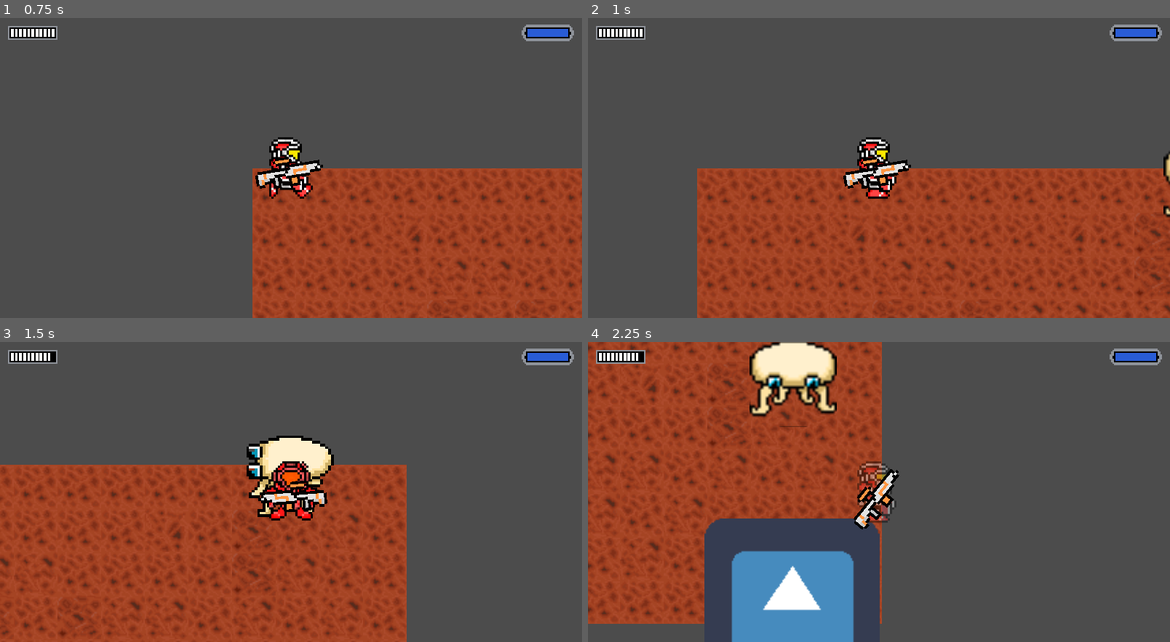
Above: before the commit, frames 1-4 (two rows, left to right).
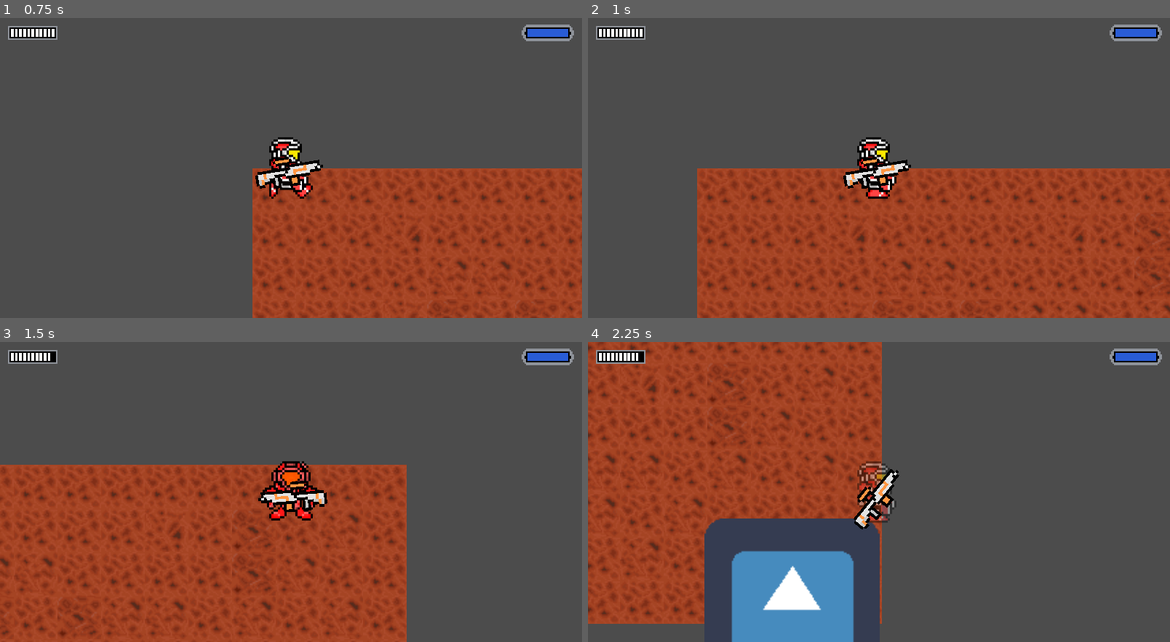
Above: after the commit, the same moments.

Repository: Gorhaloth/Organized-Mars
Game: Godot game, scene res://Enviornment/Enviornment_TEST.tscn
Same seed, same stepped clock (60 frames per second), same inputs: the game is played once before the commit and once after it. The project has no main scene, so this scene is started directly. The engine's default icon, where the game draws it, is replaced by a stand-in: a white triangle on a blue panel in a dark square.
Inputs (mouse positions are in pixels of both pictures, inside the frame that each line leads up to):
- Up to frame 1 (0.75 s): tap Enter at 0.5 s; move the mouse to (419, 153) at 0.52 s; press the mouse at (419, 153) at 0.53 s; hold Right (ui_right) from 0.53 s (still down)
- Up to frame 2 (1 s): keep holding Right (ui_right)
- Up to frame 3 (1.5 s): move the mouse to (174, 507) at 1.27 s; release Right (ui_right) at 1.28 s; release the mouse at (174, 507) at 1.28 s; hold Down (ui_down) from 1.28 s (still down); click (174, 507) at 1.35 s
- Up to frame 4 (2.25 s): move the mouse to (937, 426) at 2.02 s; release Down (ui_down) at 2.03 s; press the mouse at (937, 426) at 2.03 s; hold Right (ui_right) from 2.03 s (still down)

Frame 1 is identical in both runs. In frame 2, 0.1% of the frame differs, in the area x 98-100%, y 44-67%; in frame 3, 1.8%; in frame 4, 3.0%, in the area x 27-43%, y 0-29%.

Commit message:
fixing enemy shader

Diff:
--- /dev/null
+++ b/Assets/Gray_Scale_Shader.tres
@@ -0,0 +1,16 @@
+[gd_resource type="ShaderMaterial" load_steps=2 format=2]
+
+[sub_resource type="Shader" id=6]
+code = "shader_type canvas_item;
+render_mode unshaded;
+
+void fragment() {
+COLOR = texture(TEXTURE, UV);//setup the default image
+float lum = (COLOR.r+COLOR.g+COLOR.b)/3.0;//get the average
+COLOR.xyz = vec3(lum);//set the average to get grayscale
+}
+
+"
+
+[resource]
+shader = SubResource( 6 )
--- a/Die.tres
+++ b/Die.tres
@@ -1,19 +1,6 @@
-[gd_resource type="Animation" load_steps=3 format=2]
+[gd_resource type="Animation" load_steps=2 format=2]
 
-[sub_resource type="Shader" id=1]
-code = "shader_type canvas_item;
-render_mode unshaded;
-
-void fragment() {
-COLOR = texture(TEXTURE, UV);//setup the default image
-float lum = (COLOR.r+COLOR.g+COLOR.b)/3.0;//get the average
-COLOR.xyz = vec3(lum);//set the average to get grayscale
-}
-
-"
-
-[sub_resource type="ShaderMaterial" id=2]
-shader = SubResource( 1 )
+[ext_resource path="res://Assets/Gray_Scale_Shader.tres" type="Material" id=1]
 
 [resource]
 resource_name = "Die"
@@ -36,8 +23,8 @@
 tracks/1/imported = false
 tracks/1/enabled = true
 tracks/1/keys = {
-"times": PoolRealArray( 0 ),
-"transitions": PoolRealArray( 1 ),
+"times": PoolRealArray( 0, 0.1, 0.6 ),
+"transitions": PoolRealArray( 1, 1, 1 ),
 "update": 1,
-"values": [ SubResource( 2 ) ]
+"values": [ null, ExtResource( 1 ), null ]
 }
--- a/Enemy.tres
+++ b/Enemy.tres
@@ -64,6 +64,7 @@
 region = Rect2( 32, 96, 32, 32 )
 
 [sub_resource type="AtlasTexture" id=15]
+flags = 4
 atlas = ExtResource( 1 )
 region = Rect2( 0, 0, 32, 32 )
 
@@ -224,136 +225,136 @@
 region = Rect2( 96, 128, 32, 32 )
 
 [sub_resource type="AtlasTexture" id=55]
+atlas = ExtResource( 6 )
+region = Rect2( 0, 0, 32, 39 )
+
+[sub_resource type="AtlasTexture" id=56]
+atlas = ExtResource( 6 )
+region = Rect2( 32, 0, 32, 39 )
+
+[sub_resource type="AtlasTexture" id=57]
+atlas = ExtResource( 6 )
+region = Rect2( 64, 0, 32, 39 )
+
+[sub_resource type="AtlasTexture" id=58]
+atlas = ExtResource( 6 )
+region = Rect2( 96, 0, 32, 39 )
+
+[sub_resource type="AtlasTexture" id=59]
+atlas = ExtResource( 6 )
+region = Rect2( 128, 0, 32, 39 )
+
+[sub_resource type="AtlasTexture" id=60]
+atlas = ExtResource( 6 )
+region = Rect2( 0, 39, 32, 39 )
+
+[sub_resource type="AtlasTexture" id=61]
+atlas = ExtResource( 6 )
+region = Rect2( 32, 39, 32, 39 )
+
+[sub_resource type="AtlasTexture" id=62]
+atlas = ExtResource( 6 )
+region = Rect2( 64, 39, 32, 39 )
+
+[sub_resource type="AtlasTexture" id=63]
+atlas = ExtResource( 6 )
+region = Rect2( 96, 39, 32, 39 )
+
+[sub_resource type="AtlasTexture" id=64]
+atlas = ExtResource( 6 )
+region = Rect2( 128, 39, 32, 39 )
+
+[sub_resource type="AtlasTexture" id=65]
+atlas = ExtResource( 6 )
+region = Rect2( 0, 78, 32, 39 )
+
+[sub_resource type="AtlasTexture" id=66]
+atlas = ExtResource( 6 )
+region = Rect2( 32, 78, 32, 39 )
+
+[sub_resource type="AtlasTexture" id=67]
+atlas = ExtResource( 6 )
+region = Rect2( 64, 78, 32, 39 )
+
+[sub_resource type="AtlasTexture" id=68]
+atlas = ExtResource( 6 )
+region = Rect2( 96, 78, 32, 39 )
+
+[sub_resource type="AtlasTexture" id=69]
+atlas = ExtResource( 6 )
+region = Rect2( 128, 78, 32, 39 )
+
+[sub_resource type="AtlasTexture" id=70]
+atlas = ExtResource( 6 )
+region = Rect2( 0, 117, 32, 39 )
+
+[sub_resource type="AtlasTexture" id=71]
+atlas = ExtResource( 6 )
+region = Rect2( 32, 117, 32, 39 )
+
+[sub_resource type="AtlasTexture" id=72]
+atlas = ExtResource( 6 )
+region = Rect2( 64, 117, 32, 39 )
+
+[sub_resource type="AtlasTexture" id=73]
 atlas = ExtResource( 4 )
 region = Rect2( 0, 0, 35, 30 )
 
-[sub_resource type="AtlasTexture" id=56]
+[sub_resource type="AtlasTexture" id=74]
 atlas = ExtResource( 4 )
 region = Rect2( 35, 0, 35, 30 )
 
-[sub_resource type="AtlasTexture" id=57]
+[sub_resource type="AtlasTexture" id=75]
 atlas = ExtResource( 4 )
 region = Rect2( 70, 0, 35, 30 )
 
-[sub_resource type="AtlasTexture" id=58]
+[sub_resource type="AtlasTexture" id=76]
 atlas = ExtResource( 4 )
 region = Rect2( 105, 0, 35, 30 )
 
-[sub_resource type="AtlasTexture" id=59]
+[sub_resource type="AtlasTexture" id=77]
 atlas = ExtResource( 4 )
 region = Rect2( 0, 30, 35, 30 )
 
-[sub_resource type="AtlasTexture" id=60]
+[sub_resource type="AtlasTexture" id=78]
 atlas = ExtResource( 4 )
 region = Rect2( 35, 30, 35, 30 )
 
-[sub_resource type="AtlasTexture" id=61]
+[sub_resource type="AtlasTexture" id=79]
 atlas = ExtResource( 4 )
 region = Rect2( 70, 30, 35, 30 )
 
-[sub_resource type="AtlasTexture" id=62]
+[sub_resource type="AtlasTexture" id=80]
 atlas = ExtResource( 4 )
 region = Rect2( 105, 30, 35, 30 )
 
-[sub_resource type="AtlasTexture" id=63]
+[sub_resource type="AtlasTexture" id=81]
 atlas = ExtResource( 4 )
 region = Rect2( 0, 60, 35, 30 )
 
-[sub_resource type="AtlasTexture" id=64]
+[sub_resource type="AtlasTexture" id=82]
 atlas = ExtResource( 4 )
 region = Rect2( 35, 60, 35, 30 )
 
-[sub_resource type="AtlasTexture" id=65]
+[sub_resource type="AtlasTexture" id=83]
 atlas = ExtResource( 4 )
 region = Rect2( 70, 60, 35, 30 )
 
-[sub_resource type="AtlasTexture" id=66]
+[sub_resource type="AtlasTexture" id=84]
 atlas = ExtResource( 4 )
 region = Rect2( 105, 60, 35, 30 )
 
-[sub_resource type="AtlasTexture" id=67]
+[sub_resource type="AtlasTexture" id=85]
 atlas = ExtResource( 4 )
 region = Rect2( 0, 90, 35, 30 )
 
-[sub_resource type="AtlasTexture" id=68]
+[sub_resource type="AtlasTexture" id=86]
 atlas = ExtResource( 4 )
 region = Rect2( 35, 90, 35, 30 )
 
-[sub_resource type="AtlasTexture" id=69]
+[sub_resource type="AtlasTexture" id=87]
 atlas = ExtResource( 4 )
 region = Rect2( 70, 90, 35, 30 )
-
-[sub_resource type="AtlasTexture" id=70]
-atlas = ExtResource( 6 )
-region = Rect2( 0, 0, 32, 39 )
-
-[sub_resource type="AtlasTexture" id=71]
-atlas = ExtResource( 6 )
-region = Rect2( 32, 0, 32, 39 )
-
-[sub_resource type="AtlasTexture" id=72]
-atlas = ExtResource( 6 )
-region = Rect2( 64, 0, 32, 39 )
-
-[sub_resource type="AtlasTexture" id=73]
-atlas = ExtResource( 6 )
-region = Rect2( 96, 0, 32, 39 )
-
-[sub_resource type="AtlasTexture" id=74]
-atlas = ExtResource( 6 )
-region = Rect2( 128, 0, 32, 39 )
-
-[sub_resource type="AtlasTexture" id=75]
-atlas = ExtResource( 6 )
-region = Rect2( 0, 39, 32, 39 )
-
-[sub_resource type="AtlasTexture" id=76]
-atlas = ExtResource( 6 )
-region = Rect2( 32, 39, 32, 39 )
-
-[sub_resource type="AtlasTexture" id=77]
-atlas = ExtResource( 6 )
-region = Rect2( 64, 39, 32, 39 )
-
-[sub_resource type="AtlasTexture" id=78]
-atlas = ExtResource( 6 )
-region = Rect2( 96, 39, 32, 39 )
-
-[sub_resource type="AtlasTexture" id=79]
-atlas = ExtResource( 6 )
-region = Rect2( 128, 39, 32, 39 )
-
-[sub_resource type="AtlasTexture" id=80]
-atlas = ExtResource( 6 )
-region = Rect2( 0, 78, 32, 39 )
-
-[sub_resource type="AtlasTexture" id=81]
-atlas = ExtResource( 6 )
-region = Rect2( 32, 78, 32, 39 )
-
-[sub_resource type="AtlasTexture" id=82]
-atlas = ExtResource( 6 )
-region = Rect2( 64, 78, 32, 39 )
-
-[sub_resource type="AtlasTexture" id=83]
-atlas = ExtResource( 6 )
-region = Rect2( 96, 78, 32, 39 )
-
-[sub_resource type="AtlasTexture" id=84]
-atlas = ExtResource( 6 )
-region = Rect2( 128, 78, 32, 39 )
-
-[sub_resource type="AtlasTexture" id=85]
-atlas = ExtResource( 6 )
-region = Rect2( 0, 117, 32, 39 )
-
-[sub_resource type="AtlasTexture" id=86]
-atlas = ExtResource( 6 )
-region = Rect2( 32, 117, 32, 39 )
-
-[sub_resource type="AtlasTexture" id=87]
-atlas = ExtResource( 6 )
-region = Rect2( 64, 117, 32, 39 )
 
 [resource]
 animations = [ {
@@ -377,13 +378,13 @@
 "name": "DownAttack",
 "speed": 40.0
 }, {
-"frames": [ SubResource( 55 ), SubResource( 56 ), SubResourc …(195 unchanged characters)…  ), SubResource( 68 ), SubResource( 69 ) ],
+"frames": [ SubResource( 55 ), SubResource( 56 ), SubResourc …(195 unchanged characters)…  ), SubResource( 68 ), SubResource( 69 ), SubResource( 70 ), SubResource( 71 ), SubResource( 72 ) ],
+"loop": true,
+"name": "UpAttack",
+"speed": 18.0
+}, {
+"frames": [ SubResource( 73 ), SubResource( 74 ), SubResource( 75 ), SubResource( 76 ), SubResource( 77 ), SubResource( 78 ), SubResource( 79 ), SubResource( 80 ), SubResource( 81 ), SubResource( 82 ), SubResource( 83 ), SubResource( 84 ), SubResource( 85 ), SubResource( 86 ), SubResource( 87 ) ],
 "loop": true,
 "name": "SideAttack",
 "speed": 40.0
-}, {
-"frames": [ SubResource( 70 ), SubResource( 71 ), SubResource( 72 ), SubResource( 73 ), SubResource( 74 ), SubResource( 75 ), SubResource( 76 ), SubResource( 77 ), SubResource( 78 ), SubResource( 79 ), SubResource( 80 ), SubResource( 81 ), SubResource( 82 ), SubResource( 83 ), SubResource( 84 ), SubResource( 85 ), SubResource( 86 ), SubResource( 87 ) ],
-"loop": true,
-"name": "UpAttack",
-"speed": 18.0
 } ]
--- a/Enemy.tscn
+++ b/Enemy.tscn
@@ -1,27 +1,27 @@
-[gd_scene load_steps=10 format=2]
+[gd_scene load_steps=9 format=2]
 
 [ext_resource path="res://Enemy.tres" type="SpriteFrames" id=1]
 [ext_resource path="res://Enemy.gd" type="Script" id=2]
 [ext_resource path="res://Die.tres" type="Animation" id=3]
 [ext_resource path="res://Hurt_Enemy.tres" type="Animation" id=4]
 
-[sub_resource type="Shader" id=1]
-code = "shader_type canvas_item;
-render_mode unshaded;
-
-void fragment() {
-COLOR = texture(TEXTURE, UV);//setup the default image
-float lum = (COLOR.r+COLOR.g+COLOR.b)/3.0;//get the average
-COLOR.xyz = vec3(lum);//set the average to get grayscale
-}
-
-"
-
-[sub_resource type="ShaderMaterial" id=2]
-shader = SubResource( 1 )
-
 [sub_resource type="RectangleShape2D" id=3]
 extents = Vector2( 31.7224, 31.1921 )
+
+[sub_resource type="Animation" id=8]
+resource_name = "Normal"
+tracks/0/type = "value"
+tracks/0/path = NodePath("Sprite:modulate")
+tracks/0/interp = 1
+tracks/0/loop_wrap = true
+tracks/0/imported = false
+tracks/0/enabled = true
+tracks/0/keys = {
+"times": PoolRealArray(  ),
+"transitions": PoolRealArray(  ),
+"update": 0,
+"values": [  ]
+}
 
 [sub_resource type="Animation" id=4]
 length = 0.001
@@ -30,7 +30,7 @@
 tracks/0/interp = 1
 tracks/0/loop_wrap = true
 tracks/0/imported = false
-tracks/0/enabled = true
+tracks/0/enabled = false
 tracks/0/keys = {
 "times": PoolRealArray( 0 ),
 "transitions": PoolRealArray( 1 ),
@@ -42,7 +42,7 @@
 tracks/1/interp = 1
 tracks/1/loop_wrap = true
 tracks/1/imported = false
-tracks/1/enabled = true
+tracks/1/enabled = false
 tracks/1/keys = {
 "times": PoolRealArray( 0 ),
 "transitions": PoolRealArray( 1 ),
@@ -54,8 +54,7 @@
 radius = 120.651
 
 [node name="Enemy" type="Node2D"]
-material = SubResource( 2 )
-position = Vector2( 0.0921478, 0 )
+modulate = Color( 1, 1, 1, 0 )
 script = ExtResource( 2 )
 __meta__ = {
 "_editor_description_": ""
@@ -66,7 +65,6 @@
 scale = Vector2( 2, 2 )
 frames = ExtResource( 1 )
 animation = "Down"
-frame = 5
 playing = true
 
 [node name="Area2D" type="Area2D" parent="."]
@@ -82,6 +80,7 @@
 autoplay = "Reset"
 anims/Die = ExtResource( 3 )
 anims/Hurt = ExtResource( 4 )
+anims/Normal = SubResource( 8 )
 anims/Reset = SubResource( 4 )
 
 [node name="DetectionArea" type="Area2D" parent="."]
Not shown, added: Assets/EyeEase_Dead.png.import
